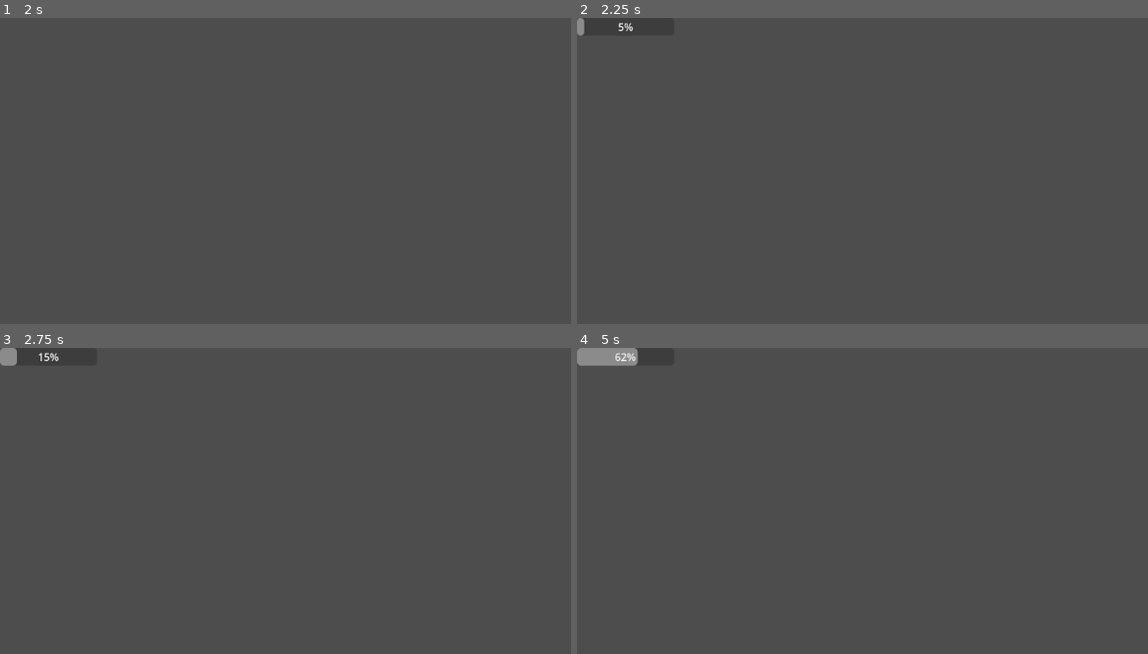
Above: before the commit, frames 1-4 (two rows, left to right).
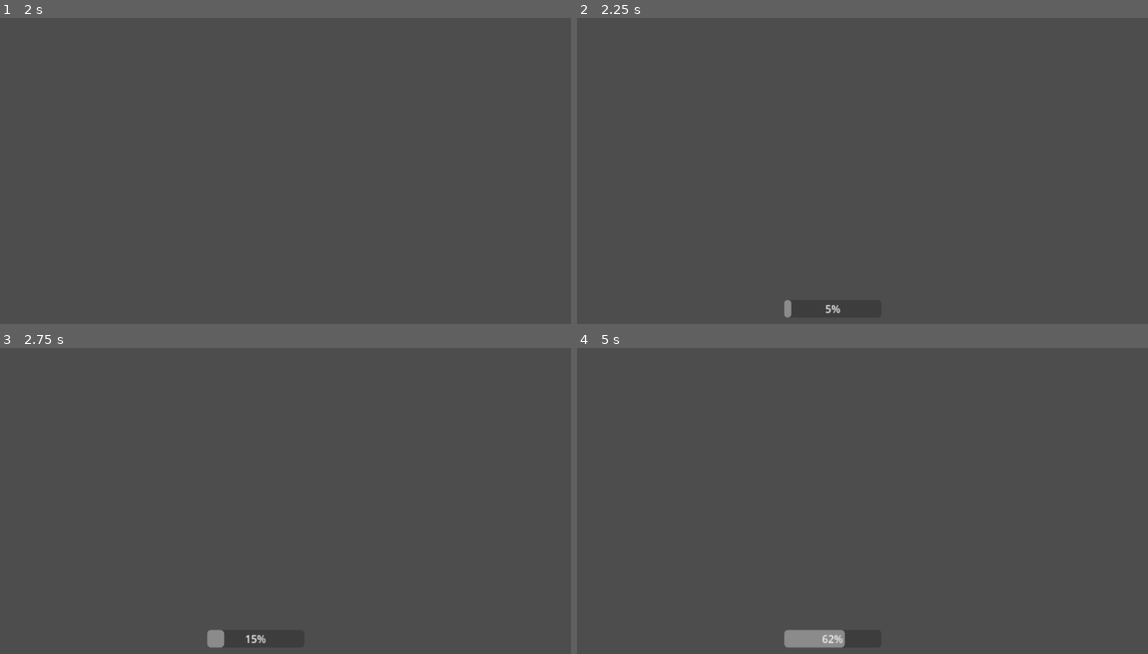
Above: after the commit, the same moments.

Repository: boneyard24/VGGJ2026
Game: Godot game, scene res://Scenes/GameManager/GameManager.tscn
The game is run twice, just before and just after one commit, with the same random seed, the same clock (stepped at 60 frames per second) and the same inputs. This scene is started directly instead of the project's main scene.
Inputs:
- Up to frame 1 (2 s): tap Enter at 0.5 s; hold Up (up) 0.53-1.28 s; tap Space at 1.25 s; hold Down (down) from 1.28 s (still down)
- Up to frame 2 (2.25 s): tap Enter at 2 s; release Down (down) at 2.03 s; hold Up (up) from 2.03 s (still down)
- Up to frame 3 (2.75 s): keep holding Up (up)
- Up to frame 4 (5 s): tap Space at 2.75, 4.25 s; tap Enter at 3.5 s; release Up (up) at 3.53 s; hold Left (ui_left) from 3.53 s (still down)

Frame 1 is identical in both runs. In frame 2, 0.2% of the frame differs, in the area x 0-47%, y 0-98%; in frame 3, 0.4%; in frame 4, 1.2%.

Commit message:
qte random position spawner, and combo tracker

Diff:
--- a/trainger/Scenes/GameManager/GameManager.tscn
+++ b/trainger/Scenes/GameManager/GameManager.tscn
@@ -5,6 +5,6 @@
 [node name="GameManager" type="Node2D" unique_id=270048902]
 script = ExtResource("1_tqytt")
 
-[node name="Timer" type="Timer" parent="." unique_id=697382115]
+[node name="QTESpawnTimer" type="Timer" parent="." unique_id=697382115]
 one_shot = true
 autostart = true
--- a/trainger/Scenes/GameManager/game_manager.gd
+++ b/trainger/Scenes/GameManager/game_manager.gd
@@ -1,15 +1,14 @@
 extends Node2D
 
-@onready var popupTimer := $Timer
+@onready var qteSpawnTimer := $QTESpawnTimer
 
 #const QTEScene: PackedScene = preload("res://Scenes/QTE/QTEPopup.tscn")
 @onready var QTEScene = preload("res://Scenes/QTE/QTEPopup.tscn")
 
 # Called when the node enters the scene tree for the first time.
 func _ready() -> void:
-	popupTimer.timeout.connect(SpawnQTE)
-	popupTimer.start(2) # Manually start the timer if Auto Start is off
-
+	qteSpawnTimer.timeout.connect(SpawnQTE)
+	qteSpawnTimer.start(2) # Manually start the timer if Auto Start is off
 
 # Called every frame. 'delta' is the elapsed time since the previous frame.
 func _process(delta: float) -> void:
@@ -28,3 +27,4 @@
 
 func _qte_result(eventSuccess: bool) -> void:
 	print("GM: Event Success - ", eventSuccess)
+	qteSpawnTimer.start(2)
--- a/trainger/Scenes/QTE/QTEPopup.tscn
+++ b/trainger/Scenes/QTE/QTEPopup.tscn
@@ -1,6 +1,7 @@
 [gd_scene format=3 uid="uid://c6qwcyaucgiv0"]
 
 [ext_resource type="Script" uid="uid://c80hj0bya80f4" path="res://Scenes/QTE/qte_popup.gd" id="1_ng8vx"]
+[ext_resource type="Script" uid="uid://b4hkatc52dtad" path="res://Scenes/QTE/combo_tracker.gd" id="2_1asnj"]
 
 [node name="QtePopup" type="Node2D" unique_id=1741924764]
 script = ExtResource("1_ng8vx")
@@ -12,5 +13,10 @@
 autostart = true
 
 [node name="ProgressBar" type="ProgressBar" parent="." unique_id=1767744681]
-offset_right = 149.0
-offset_bottom = 27.0
+offset_left = -74.0
+offset_top = -13.0
+offset_right = 75.0
+offset_bottom = 14.0
+
+[node name="ComboTracker" type="Node" parent="." unique_id=1334100137]
+script = ExtResource("2_1asnj")
--- /dev/null
+++ b/trainger/Scenes/QTE/combo_tracker.gd
@@ -0,0 +1,51 @@
+extends Node
+
+var input_buffer = []
+var combo_window = 0.5 # Seconds allowed between inputs
+var input_tracking := false
+#@onready var timer = $Timer
+
+# Predefined combos
+const SPECIAL_MOVE = ["up", "down"]
+
+func _ready():
+	#timer.wait_time = combo_window
+	#timer.one_shot = true
+	input_tracking = true
+
+
+func _unhandled_input(event):
+	if (input_tracking):
+		if event.is_action_pressed("up"):
+			add_to_combo("up")
+		elif event.is_action_pressed("down"):
+			add_to_combo("down")
+
+func add_to_combo(action_name):
+	input_buffer.append(action_name)
+	#timer.start() # Reset window on new input
+	check_combo()
+
+func check_combo():
+	if input_buffer.size() > SPECIAL_MOVE.size():
+		combo_end(false, "TOO MANY INPUTS!")
+
+	var index := 0
+	for input in input_buffer:
+		if (input != SPECIAL_MOVE[index]):
+			combo_end(false, "WRONG INPUTS!")
+			break
+		index += 1
+
+	if input_buffer == SPECIAL_MOVE:
+		combo_end(true, "CORRECT!")
+		input_buffer.clear()
+		#timer.stop()
+
+func combo_end(success:bool, msg:String):
+	input_tracking = false
+	print("COMBO RESULT: ", success, " : ", msg)
+
+
+#func _on_timer_timeout():
+#	input_buffer.clear() # Reset combo if too slow
--- a/trainger/Scenes/QTE/qte_popup.gd
+++ b/trainger/Scenes/QTE/qte_popup.gd
@@ -24,6 +24,25 @@
 	QTETimer.timeout.connect(_on_timer_timeout)
 	QTETimer.start(randTime) # Manually start the timer if Auto Start is off
 
+	"""
+	#Random Screen Position Segment
+	"""
+	# Get the screen size (viewport dimensions) as a Vector2
+	var screen_size: Vector2 = get_viewport().get_visible_rect().size
+
+	# Generate random X and Y coordinates within the screen boundaries
+	# Use randf_range for floating-point positions, or randi_range for integer positions
+	var rand_x: float = rng.randf_range(0, screen_size.x)
+	var rand_y: float = rng.randf_range(0, screen_size.y)
+
+	# Create a new random position vector
+	var random_position: Vector2 = Vector2(rand_x, rand_y)
+
+	# Set the object's position
+	position = random_position
+
+	print("New random position: ", random_position)
+
 # Called every frame. 'delta' is the elapsed time since the previous frame.
 func _process(delta: float) -> void:
 	update_progress_bar(delta)
--- a/trainger/coreytest/coreytest.gd
+++ b/trainger/coreytest/coreytest.gd
@@ -12,11 +12,13 @@
 
 
 # Called every frame. 'delta' is the elapsed time since the previous frame.
+"""
 func _process(delta: float) -> void:
 	print("value increase: ", delta)
 	progBarVal += delta
 	progBar.value = progBarVal
 	print("value increase: ", progBar.value)
+	"""
 
 func _on_qteTimer_completed(eventSuccess : bool):
 	print("Timercompleted: ", eventSuccess)
Not shown, added: trainger/Scenes/QTE/combo_tracker.gd.uid
